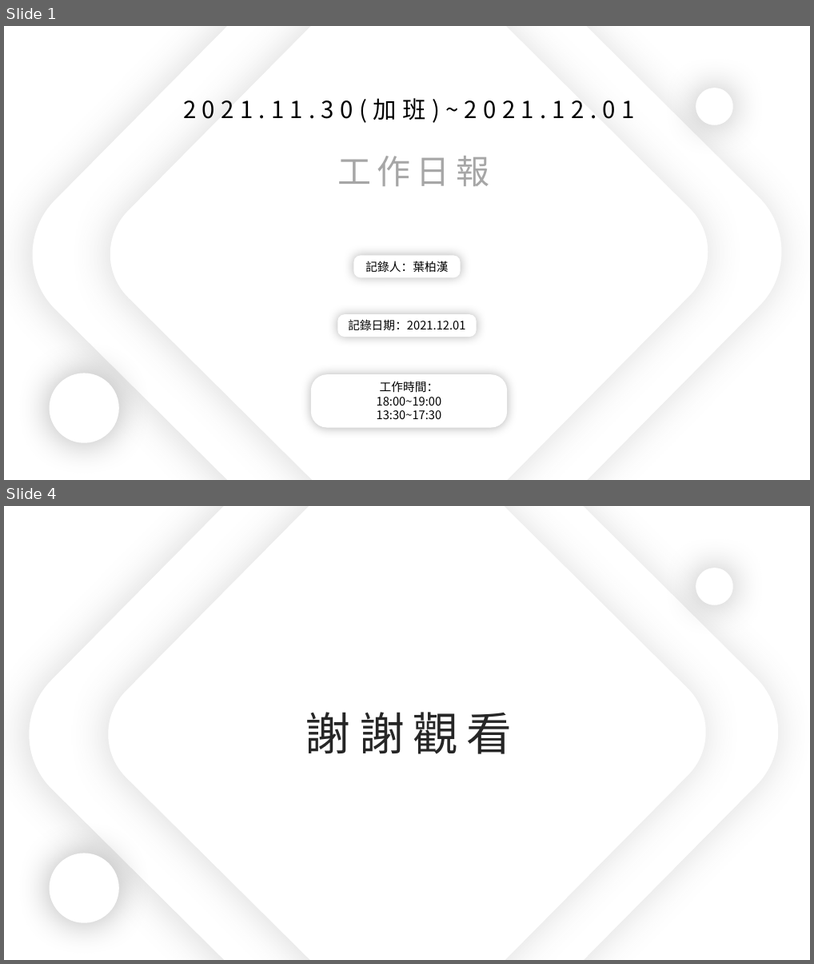
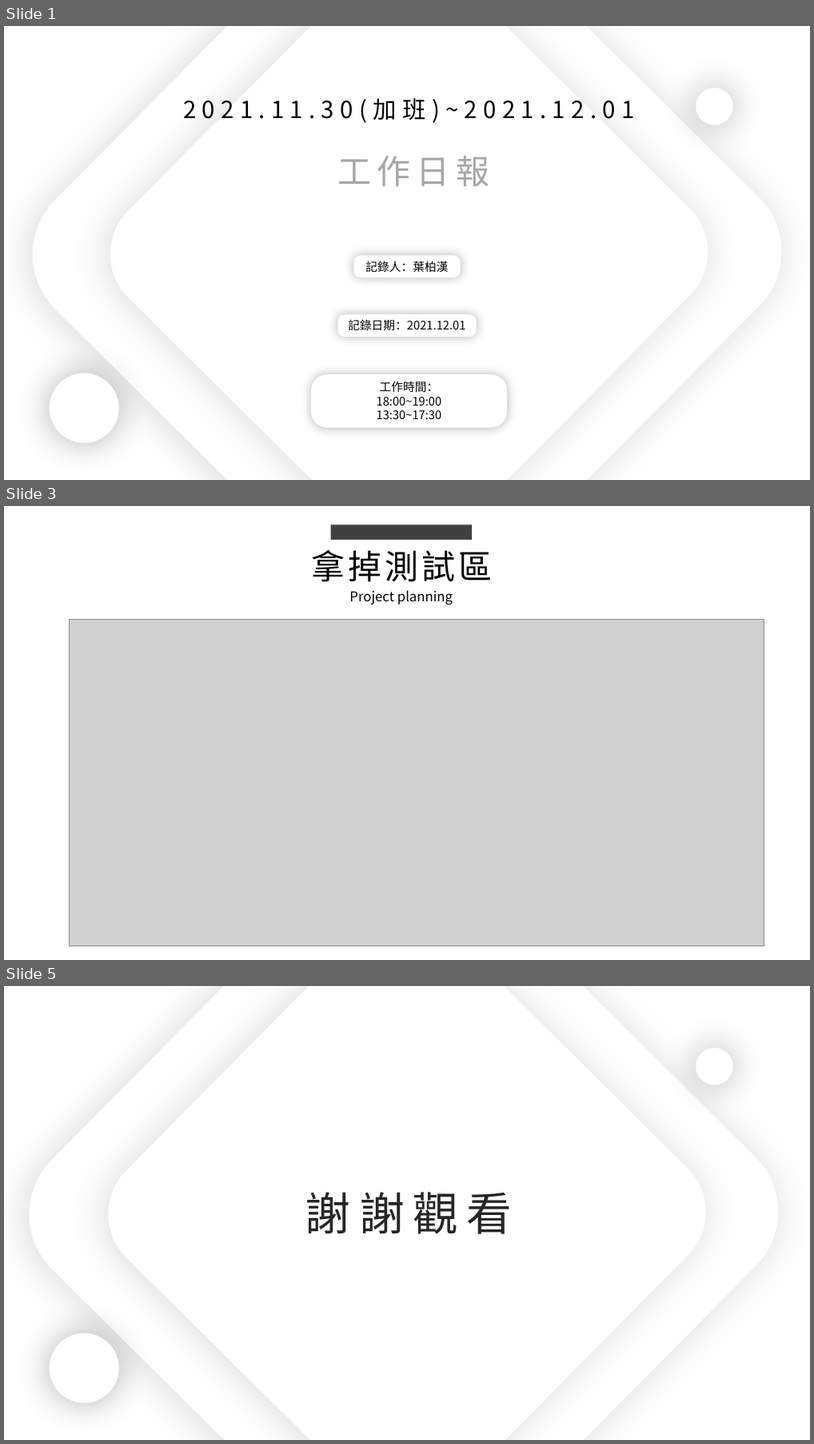
Before and after one commit to ZheHong1021/ExcelSystem, a slide deck: 工作日報_葉柏漢/2021.12/2021.11.30(加班)_2021.12.01工作日報_葉柏漢.pptx. Shown one above the other, each under a label of ours: slides 1 and 4 before the commit, slides 1, 3 and 5 after it; the slides between them are not shown. The pictures are 814x964 and 814x1444 pixels, drawn with LibreOffice and Linux fonts; fonts in the diff are those of the drawing; grey boxes stand for pictures. Boxes give left, top, right and bottom in pixels: in the first picture for what was removed or moved away, otherwise in the second. Text is boxed around its words. In the diff, an @@ line names an element or a change of style, - is before the commit and + after.

```diff
--- a/工作日報_葉柏漢/2021.12/2021.11.30(加班)_2021.12.01工作日報_葉柏漢.pptx
+++ b/工作日報_葉柏漢/2021.12/2021.11.30(加班)_2021.12.01工作日報_葉柏漢.pptx
@@ slide 3 added at [4, 506, 810, 960], background #FFFFFF @@
@@ rectangle added at [331, 524, 472, 540], fill #404040 @@
@@ text added at [311, 550, 492, 582], 40 pt, text #000000 @@
+拿掉測試區
@@ text added at [350, 590, 453, 604], 16 pt, text #000000 @@
+Project planning
@@ picture added at [70, 619, 765, 945] @@
@@ what was slide 4 is now slide 5 @@
```
Also in this commit, not shown: 1 slide changed, 1 other slide added, 1 slide removed, 6 other files.
